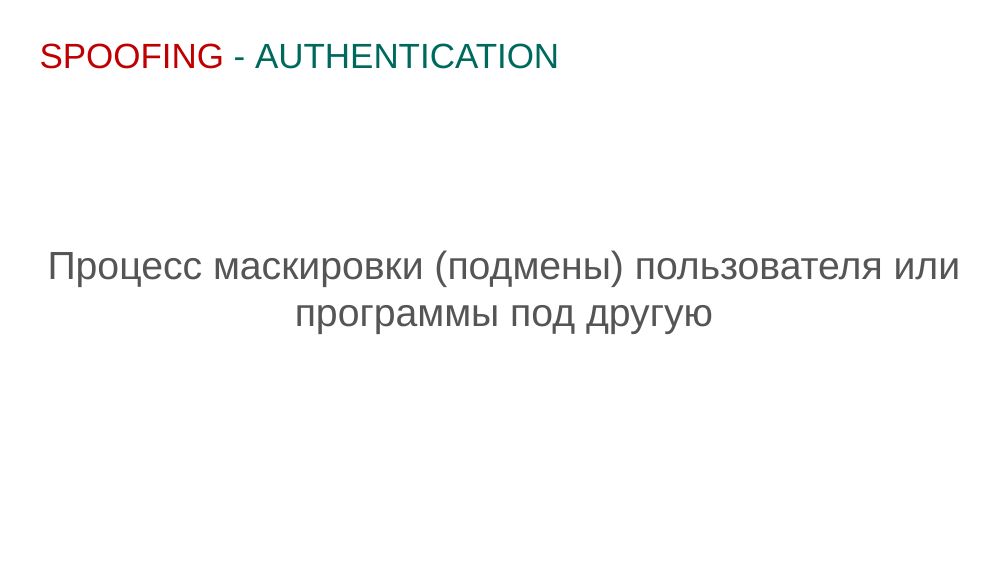
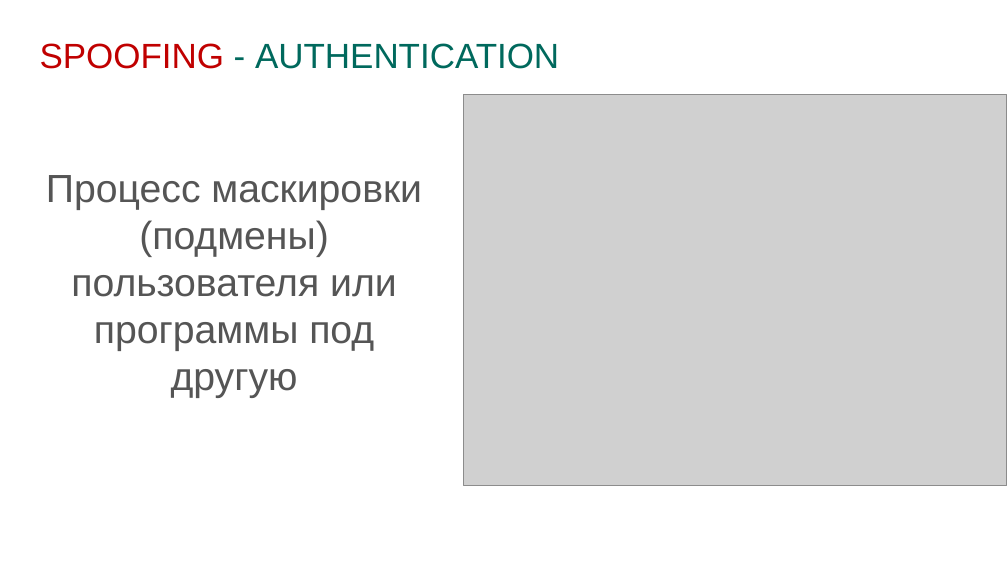
Before and after one commit to prograholic/prograholic.github.io, a slide deck: slide 10 of nsu_31_01_2017/31.01.2017_kutumov.pptx (slide 7 before the commit). Drawn at 1008x567 pixels with LibreOffice and Linux fonts; fonts in the diff are those of the drawing; grey boxes stand for pictures; background and template pictures are left out. Boxes give left, top, right and bottom in pixels: in the first picture for what was removed or moved away, otherwise in the second. Text is boxed around its words. In the diff, an @@ line names an element or a change of style, - is before the commit and + after.

```diff
--- a/nsu_31_01_2017/31.01.2017_kutumov.pptx
+++ b/nsu_31_01_2017/31.01.2017_kutumov.pptx
@@ picture added at box(464, 94, 1007, 486) @@
@@ text "Процесс маскировки (подмены) пользователя или ..." rewrapped from box(48, 250, 961, 334) to box(46, 175, 422, 398) @@
```
Also in this commit, not shown: 8 other slides changed, 3 slides added.
